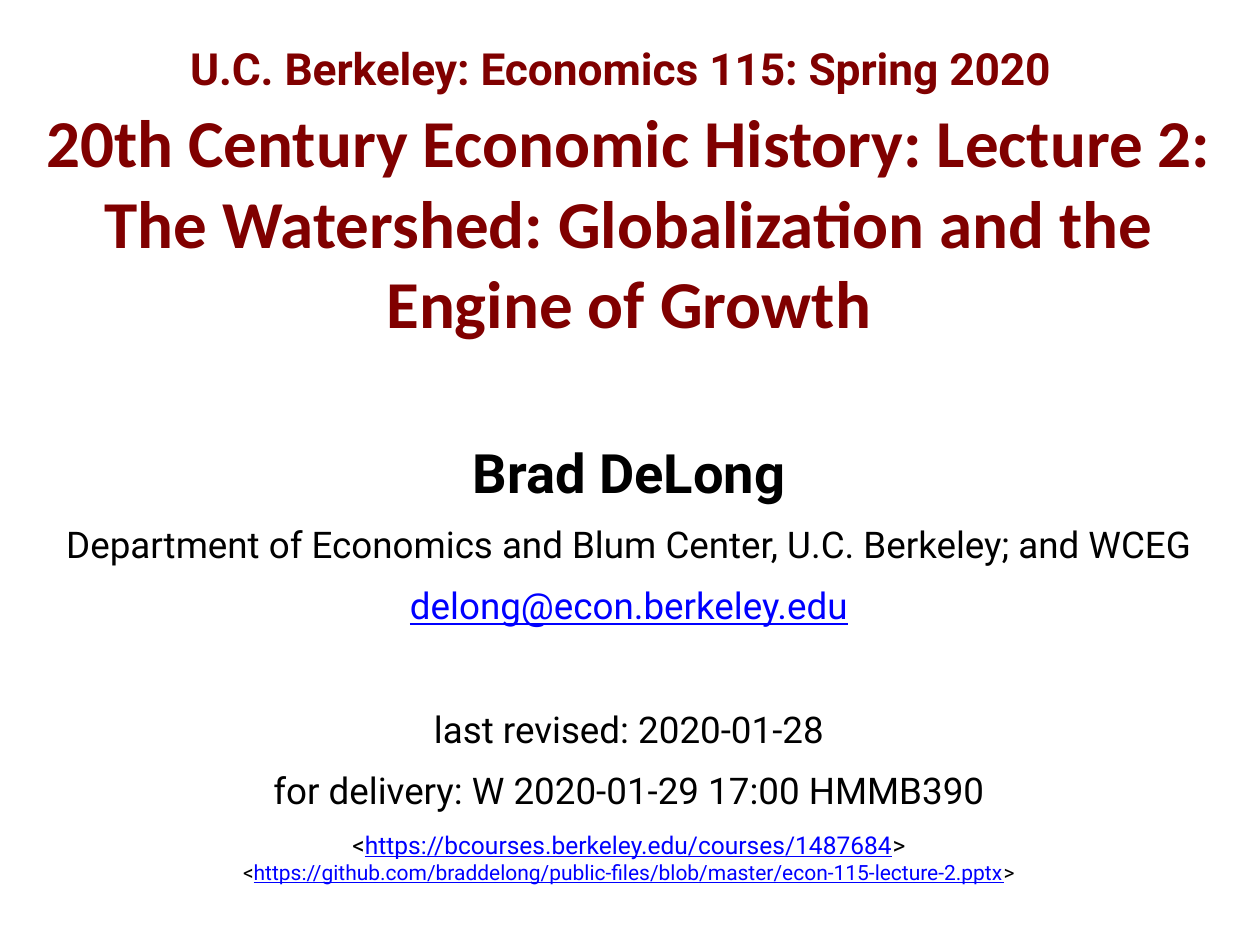
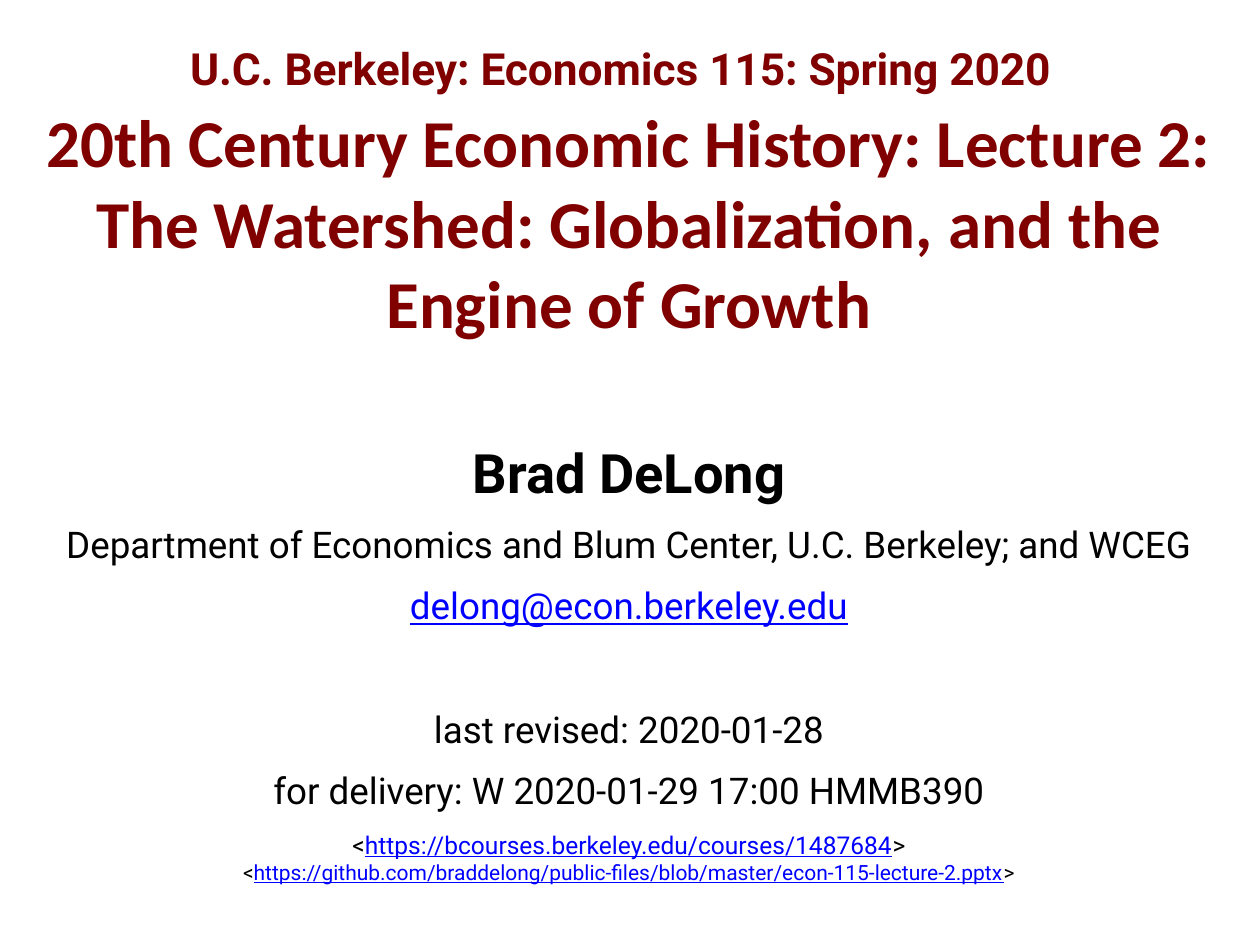
Before and after one commit to DavidLJ/public-files, a slide deck: slide 1 of econ-115-lecture-2.pptx. Drawn at 1260x945 pixels with LibreOffice and Linux fonts; fonts in the diff are those of the drawing. Boxes give left, top, right and bottom in pixels: in the first picture for what was removed or moved away, otherwise in the second. Text is boxed around its words. In the diff, an @@ line names an element or a change of style, - is before the commit and + after.

```diff
--- a/econ-115-lecture-2.pptx
+++ b/econ-115-lecture-2.pptx
@@ title at [46,120,1210,340]: text changed @@
-20th Century Economic History: Lecture 2: The Watershed: Globalization and the Engine of Growth
+20th Century Economic History: Lecture 2: The Watershed: Globalization, and the Engine of Growth
```
Also in this commit, not shown: 2 slides added.
